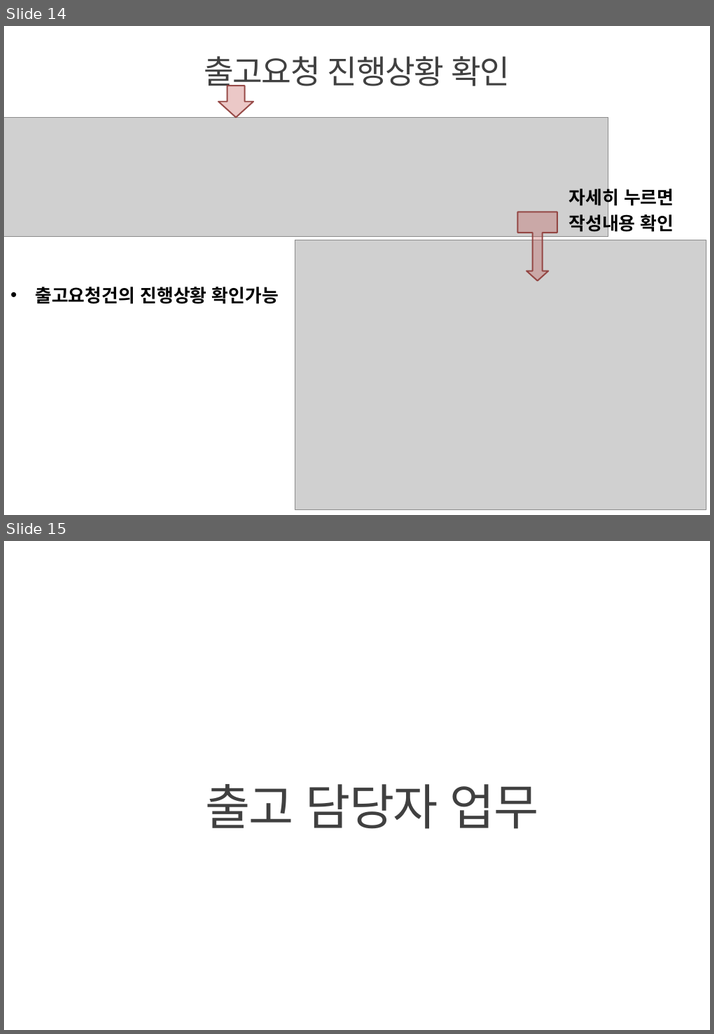
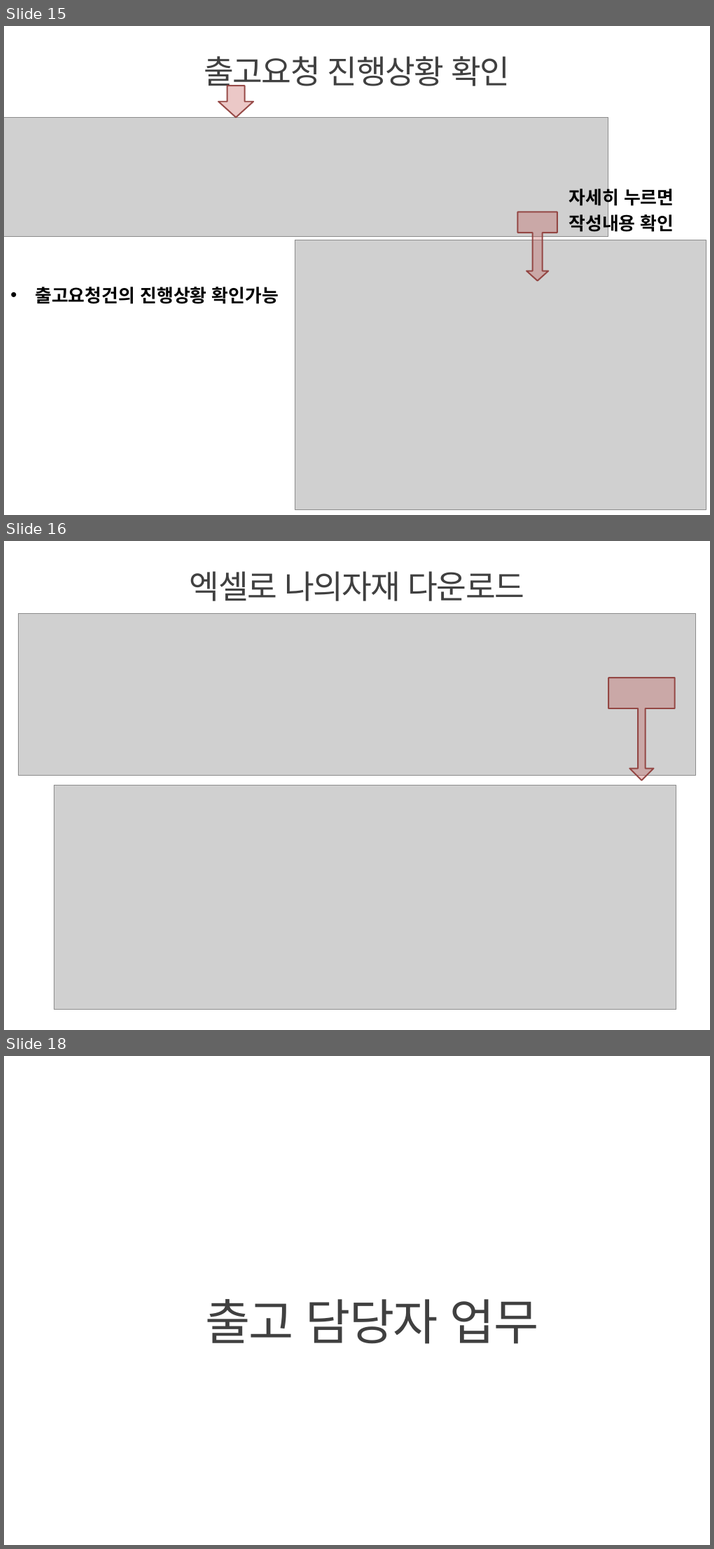
Before and after one commit to jaeyong1/stockmgmt, a slide deck: src/main/webapp/resources/doc/innoparts_user_guide.pptx. Shown one above the other, each under a label of ours: slides 14 and 15 before the commit, slides 15, 16 and 18 after it; the slides between them are not shown. The pictures are 714x1034 and 714x1549 pixels, drawn with LibreOffice and Linux fonts; fonts in the diff are those of the drawing; grey boxes stand for pictures; background and template pictures are left out. Boxes give left, top, right and bottom in pixels: in the first picture for what was removed or moved away, otherwise in the second. Text is boxed around its words. In the diff, an @@ line names an element or a change of style, - is before the commit and + after.

```diff
--- a/src/main/webapp/resources/doc/innoparts_user_guide.pptx
+++ b/src/main/webapp/resources/doc/innoparts_user_guide.pptx
@@ slide 16 added at (x1=4, y1=541, x2=710, y2=1030), background picture (left out) @@
@@ title added at (x1=190, y1=571, x2=525, y2=601), 36 pt, text #404040 @@
+엑셀로 나의자재 다운로드
@@ picture added at (x1=18, y1=613, x2=696, y2=775) @@
@@ up arrow callout added at (x1=608, y1=677, x2=675, y2=780), fill #C0504D at 31% opacity, outline #8E3B39 1.54 pt @@
@@ picture added at (x1=54, y1=785, x2=676, y2=1009) @@
@@ what was slide 14 is now slide 15 @@
@@ what was slide 15 is now slide 18 @@
```
Also in this commit, not shown: 3 slides changed, 4 other slides added, 2 other files.
